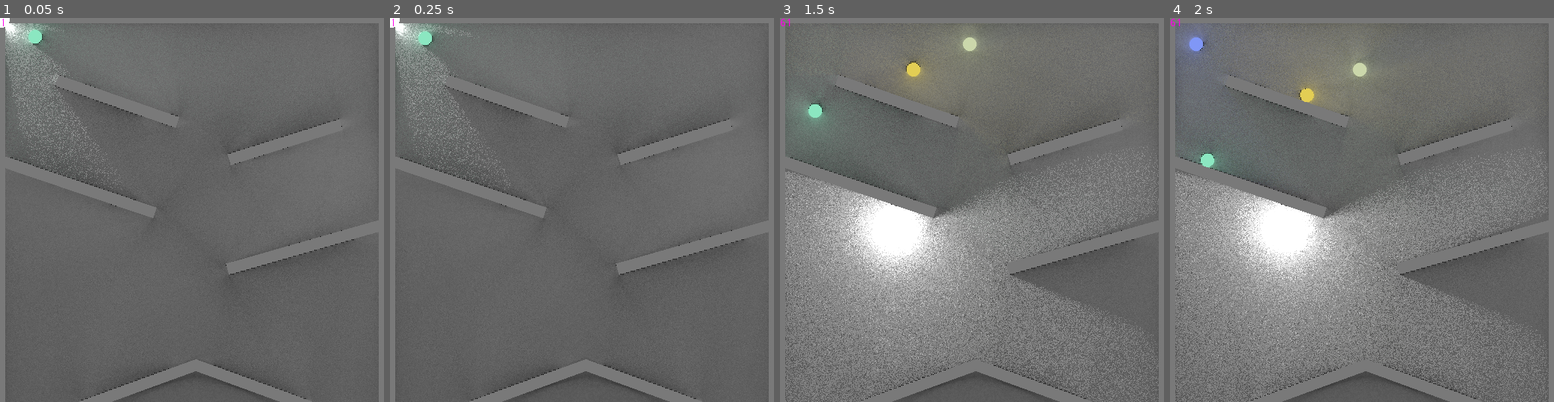
Above: before the commit, frames 1-4 (left to right).
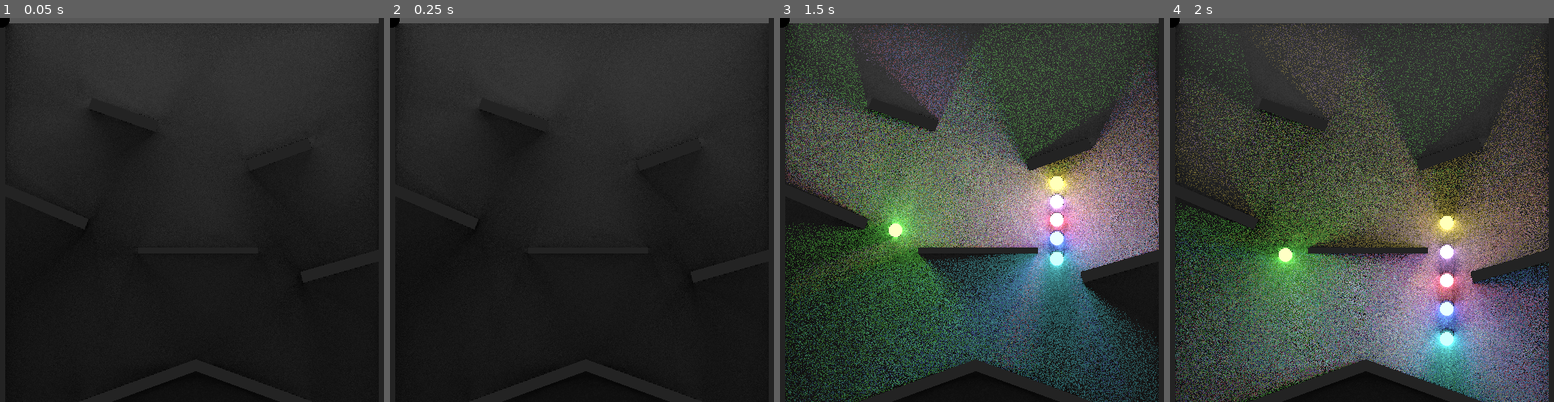
Above: after the commit, the same moments.

Repository: samuelbigos/godot_2d_global_illumination
Game: Godot game, scene res://Demo.tscn
Same seed, same stepped clock (60 frames per second), same inputs: the game is played once before the commit and once after it.
Inputs (mouse positions are in pixels of both pictures, inside the frame that each line leads up to):
- Up to frame 1 (0.05 s): no input
- Up to frame 2 (0.25 s): no input
- Up to frame 3 (1.5 s): move the mouse to (1056, 190) at 0.52 s; press the mouse at (1056, 190) at 0.53 s; move the mouse to (895, 229) at 1.27 s; release the mouse at (895, 229) at 1.28 s; click (895, 229) at 1.35 s
- Up to frame 4 (2 s): no input

The runs differ from the first frame. In frame 1, 100% of the frame differs, in the area x 0-100%, y 0-100%; in frame 2, 100%; in frame 3, 98%; in frame 4, 97%.

Commit message:
Clean-up and physics testbed.

Diff:
--- a/Ball.tscn
+++ b/Ball.tscn
@@ -1,15 +1,20 @@
-[gd_scene load_steps=3 format=2]
+[gd_scene load_steps=4 format=2]
 
 [ext_resource path="res://assets/circle.png" type="Texture" id=1]
 
-[sub_resource type="CircleShape2D" id=1]
+[sub_resource type="PhysicsMaterial" id=1]
+bounce = 0.5
+
+[sub_resource type="CircleShape2D" id=2]
 radius = 9.31528
 
 [node name="Ball" type="RigidBody2D"]
 position = Vector2( 257.446, 74.0676 )
+physics_material_override = SubResource( 1 )
+gravity_scale = 2.0
 
 [node name="Ball" type="Sprite" parent="."]
 texture = ExtResource( 1 )
 
 [node name="CollisionShape2D" type="CollisionShape2D" parent="."]
-shape = SubResource( 1 )
+shape = SubResource( 2 )
--- a/Demo.gd
+++ b/Demo.gd
@@ -19,7 +19,7 @@
 
 export var voronoi_buffer_scene : PackedScene = null
 export var ball_scene : PackedScene = null
-export var ball_frequency = 0.5
+export var ball_frequency = 0.15
 
 ###########
 # METHODS #
@@ -53,31 +53,50 @@
 	$DebugRTT/DistanceFieldDebug.texture = $DistanceField.get_texture()
 
 	_main_scene = $MainScene
+	var pinjoint = $MainScene/PinJoint2D
 	remove_child($MainScene)
 	$SceneBuffer.add_child(_main_scene)
+	pinjoint.node_a = pinjoint.get_children()[0].get_path()
+	pinjoint.node_b = pinjoint.get_children()[1].get_path()
 
 func _process(delta):
 
+	_ball_timer -= delta
 	if Input.is_action_pressed("ui_click"):
-		var mouse_pos = get_global_mouse_position() / get_viewport().size
-		var aspect = get_viewport().size.x / get_viewport().size.y
-		mouse_pos.x *= aspect
-		$BackBuffer.set_shader_param("LIGHT_POS", -mouse_pos)
+
+		if _ball_timer < 0.0:
+			var ball = ball_scene.instance()
+			_main_scene.add_child(ball)
+			var sprite = ball.get_child(0)
+
+			match _rng.randi_range(0, 4):
+				0:
+					sprite.modulate = Color.aqua
+				1:
+					sprite.modulate = Color.cornsilk
+				2:
+					sprite.modulate = Color.fuchsia
+				3:
+					sprite.modulate = Color.limegreen
+				4:
+					sprite.modulate = Color.yellow
+
+			var colour = Vector3(_rng.randf(), _rng.randf(), _rng.randf()).normalized()
+			sprite.modulate = Color(colour.x, colour.y, colour.z)
+
+			#ball.position = Vector2(_rng.randf_range(15.0, get_viewport().size.x - 15.0), 25.0)
+			ball.position = get_global_mouse_position()
+			_ball_timer = ball_frequency
+
+		#var mouse_pos = get_global_mouse_position() / get_viewport().size
+		#var aspect = get_viewport().size.x / get_viewport().size.y
+		#mouse_pos.x *= aspect
+		#$BackBuffer.set_shader_param("LIGHT_POS", -mouse_pos)
 
 	$BackBuffer.set_shader_param("frame", _frame)
 	_frame += 1
 
 	$DebugRTT/Label.text = String(Engine.get_frames_per_second())
-
-	_ball_timer -= delta
-	if _ball_timer < 0.0:
-		var ball = ball_scene.instance()
-		_main_scene.add_child(ball)
-		var sprite = ball.get_child(0)
-		var colour = Vector3(_rng.randf(), _rng.randf(), _rng.randf()).normalized()
-		sprite.modulate = Color(colour.x, colour.y, colour.z)
-		ball.position = Vector2(_rng.randf_range(25.0, get_viewport().size.x - 25.0), 25.0)
-		_ball_timer = ball_frequency
 
 func _setup_voronoi_pipeline():
 
@@ -117,6 +136,7 @@
 
 	$BackBuffer.set_shader_param("resolution", get_viewport().size)
 	$BackBuffer.set_shader_param("occlusion_data", $DistanceField.get_texture())
+	$BackBuffer.set_shader_param("emissive_data", $SceneBuffer.get_texture())
 	$BackBuffer.set_shader_param("colour_data", $SceneBuffer.get_texture())
 	$BackBuffer.set_shader_param("last_frame_data", $LastFrameBuffer.get_texture())
 
--- a/Demo.tscn
+++ b/Demo.tscn
@@ -11,55 +11,61 @@
 [ext_resource path="res://shaders/VoronoiSeed.shader" type="Shader" id=11]
 [ext_resource path="res://shaders/DistanceField.shader" type="Shader" id=12]
 
-[sub_resource type="ShaderMaterial" id=2]
+[sub_resource type="ShaderMaterial" id=1]
 resource_local_to_scene = true
 render_priority = 1
 shader = ExtResource( 3 )
 shader_param/LIGHT_POS = Vector2( 0, 0 )
 shader_param/PI = 3.1416
 shader_param/resolution = null
-shader_param/rays_per_pixel = 32.0
+shader_param/rays_per_pixel = 24.0
 shader_param/frame = 0
 shader_param/dist_mod = 2.0
 shader_param/noise_data = ExtResource( 5 )
 
-[sub_resource type="ViewportTexture" id=3]
+[sub_resource type="ViewportTexture" id=2]
 viewport_path = NodePath("BackBuffer")
 
-[sub_resource type="ShaderMaterial" id=4]
+[sub_resource type="ShaderMaterial" id=3]
 resource_local_to_scene = true
 render_priority = 1
 shader = ExtResource( 10 )
 shader_param/sRGB = false
 shader_param/min_alpha = 0.0
-shader_param/texture_to_draw = SubResource( 3 )
-
-[sub_resource type="ViewportTexture" id=5]
+shader_param/texture_to_draw = SubResource( 2 )
+
+[sub_resource type="ViewportTexture" id=4]
 viewport_path = NodePath("VoronoiBuffer")
 
-[sub_resource type="ShaderMaterial" id=6]
+[sub_resource type="ShaderMaterial" id=5]
 resource_local_to_scene = true
 render_priority = 1
 shader = ExtResource( 10 )
 shader_param/sRGB = true
 shader_param/min_alpha = 1.0
-shader_param/texture_to_draw = SubResource( 5 )
-
-[sub_resource type="ViewportTexture" id=8]
+shader_param/texture_to_draw = SubResource( 4 )
+
+[sub_resource type="ViewportTexture" id=6]
 viewport_path = NodePath("SceneBuffer")
 
-[sub_resource type="ShaderMaterial" id=9]
+[sub_resource type="ShaderMaterial" id=7]
 resource_local_to_scene = true
 shader = ExtResource( 11 )
-shader_param/input_tex = SubResource( 8 )
-
-[sub_resource type="ShaderMaterial" id=10]
+shader_param/input_tex = SubResource( 6 )
+
+[sub_resource type="ShaderMaterial" id=8]
 resource_local_to_scene = true
 shader = ExtResource( 12 )
 shader_param/dist_mod = 2.0
 
-[sub_resource type="RectangleShape2D" id=11]
-extents = Vector2( 0.499567, 0.5 )
+[sub_resource type="RectangleShape2D" id=9]
+extents = Vector2( 0.5, 0.5 )
+
+[sub_resource type="CircleShape2D" id=11]
+radius = 3.79771
+
+[sub_resource type="RectangleShape2D" id=10]
+extents = Vector2( 80, 4 )
 
 [node name="Demo" type="Node2D"]
 script = ExtResource( 4 )
@@ -67,10 +73,10 @@
 ball_scene = ExtResource( 6 )
 
 [node name="BackBuffer" parent="." instance=ExtResource( 1 )]
-material = SubResource( 2 )
+material = SubResource( 1 )
 
 [node name="LastFrameBuffer" parent="." instance=ExtResource( 1 )]
-material = SubResource( 4 )
+material = SubResource( 3 )
 
 [node name="Light" type="Node2D" parent="."]
 position = Vector2( 273.3, 235.246 )
@@ -123,6 +129,7 @@
 }
 
 [node name="Label" type="Label" parent="DebugRTT"]
+visible = false
 margin_right = 40.0
 margin_bottom = 14.0
 custom_colors/font_color = Color( 1, 0, 0.913725, 1 )
@@ -131,8 +138,6 @@
 }
 
 [node name="SceneBuffer" type="Viewport" parent="."]
-transparent_bg = true
-handle_input_locally = false
 hdr = false
 render_target_v_flip = true
 render_target_update_mode = 3
@@ -162,7 +167,7 @@
 [node name="MainScene" type="Node2D" parent="."]
 
 [node name="Top" type="Sprite" parent="MainScene"]
-modulate = Color( 0.192157, 0.192157, 0.192157, 1 )
+modulate = Color( 0.0196078, 0.0196078, 0.0196078, 1 )
 position = Vector2( 255.612, -0.0108492 )
 scale = Vector2( 516.224, 14.9783 )
 texture = ExtResource( 2 )
@@ -170,10 +175,10 @@
 [node name="StaticBody2D" type="StaticBody2D" parent="MainScene/Top"]
 
 [node name="CollisionShape2D" type="CollisionShape2D" parent="MainScene/Top/StaticBody2D"]
-shape = SubResource( 11 )
+shape = SubResource( 9 )
 
 [node name="Right" type="Sprite" parent="MainScene"]
-modulate = Color( 0.192157, 0.192157, 0.192157, 1 )
+modulate = Color( 0.00392157, 0.00392157, 0.00392157, 1 )
 position = Vector2( 511.46, 256.093 )
 scale = Vector2( 12.5267, 517.877 )
 texture = ExtResource( 2 )
@@ -181,10 +186,10 @@
 [node name="StaticBody2D" type="StaticBody2D" parent="MainScene/Right"]
 
 [node name="CollisionShape2D" type="CollisionShape2D" parent="MainScene/Right/StaticBody2D"]
-shape = SubResource( 11 )
+shape = SubResource( 9 )
 
 [node name="Left" type="Sprite" parent="MainScene"]
-modulate = Color( 0.192157, 0.192157, 0.192157, 1 )
+modulate = Color( 0.00392157, 0.00392157, 0.00392157, 1 )
 position = Vector2( 0.460298, 256.093 )
 scale = Vector2( 12.5267, 517.877 )
 texture = ExtResource( 2 )
@@ -192,10 +197,10 @@
 [node name="StaticBody2D" type="StaticBody2D" parent="MainScene/Left"]
 
 [node name="CollisionShape2D" type="CollisionShape2D" parent="MainScene/Left/StaticBody2D"]
-shape = SubResource( 11 )
+shape = SubResource( 9 )
 
 [node name="BottomL" type="Sprite" parent="MainScene"]
-modulate = Color( 0.192157, 0.192157, 0.192157, 1 )
+modulate = Color( 0.00392157, 0.00392157, 0.00392157, 1 )
 position = Vector2( 155.172, 501.475 )
 rotation = -0.349066
 scale = Vector2( 231.669, 14.9783 )
@@ -207,70 +212,10 @@
 [node name="StaticBody2D" type="StaticBody2D" parent="MainScene/BottomL"]
 
 [node name="CollisionShape2D" type="CollisionShape2D" parent="MainScene/BottomL/StaticBody2D"]
-shape = SubResource( 11 )
-
-[node name="Slope" type="Sprite" parent="MainScene"]
-modulate = Color( 0.192157, 0.192157, 0.192157, 1 )
-position = Vector2( 156.438, 111.222 )
-rotation = 0.337157
-scale = Vector2( 170.197, 14.9783 )
-texture = ExtResource( 2 )
-__meta__ = {
-"_edit_group_": true
-}
-
-[node name="StaticBody2D" type="StaticBody2D" parent="MainScene/Slope"]
-
-[node name="CollisionShape2D" type="CollisionShape2D" parent="MainScene/Slope/StaticBody2D"]
-shape = SubResource( 11 )
-
-[node name="Slope2" type="Sprite" parent="MainScene"]
-modulate = Color( 0.192157, 0.192157, 0.192157, 1 )
-position = Vector2( 380.075, 165.609 )
-rotation = -0.304327
-scale = Vector2( 156.469, 14.9783 )
-texture = ExtResource( 2 )
-__meta__ = {
-"_edit_group_": true
-}
-
-[node name="StaticBody2D" type="StaticBody2D" parent="MainScene/Slope2"]
-
-[node name="CollisionShape2D" type="CollisionShape2D" parent="MainScene/Slope2/StaticBody2D"]
-shape = SubResource( 11 )
-
-[node name="Slope3" type="Sprite" parent="MainScene"]
-modulate = Color( 0.192157, 0.192157, 0.192157, 1 )
-position = Vector2( 104.32, 225.319 )
-rotation = 0.32631
-scale = Vector2( 215.83, 14.9783 )
-texture = ExtResource( 2 )
-__meta__ = {
-"_edit_group_": true
-}
-
-[node name="StaticBody2D" type="StaticBody2D" parent="MainScene/Slope3"]
-
-[node name="CollisionShape2D" type="CollisionShape2D" parent="MainScene/Slope3/StaticBody2D"]
-shape = SubResource( 11 )
-
-[node name="Slope4" type="Sprite" parent="MainScene"]
-modulate = Color( 0.192157, 0.192157, 0.192157, 1 )
-position = Vector2( 407.043, 305.205 )
-rotation = -0.277588
-scale = Vector2( 215.83, 14.9783 )
-texture = ExtResource( 2 )
-__meta__ = {
-"_edit_group_": true
-}
-
-[node name="StaticBody2D" type="StaticBody2D" parent="MainScene/Slope4"]
-
-[node name="CollisionShape2D" type="CollisionShape2D" parent="MainScene/Slope4/StaticBody2D"]
-shape = SubResource( 11 )
+shape = SubResource( 9 )
 
 [node name="BottomR" type="Sprite" parent="MainScene"]
-modulate = Color( 0.192157, 0.192157, 0.192157, 1 )
+modulate = Color( 0.00392157, 0.00392157, 0.00392157, 1 )
 position = Vector2( 362.244, 499.731 )
 rotation = 0.349066
 scale = Vector2( 220.704, 14.9783 )
@@ -282,4 +227,87 @@
 [node name="StaticBody2D" type="StaticBody2D" parent="MainScene/BottomR"]
 
 [node name="CollisionShape2D" type="CollisionShape2D" parent="MainScene/BottomR/StaticBody2D"]
+shape = SubResource( 9 )
+
+[node name="Slope" type="Sprite" parent="MainScene"]
+modulate = Color( 0.00392157, 0.00392157, 0.00392157, 1 )
+position = Vector2( 164.619, 129.051 )
+rotation = 0.337157
+scale = Vector2( 94.2088, 14.9783 )
+texture = ExtResource( 2 )
+__meta__ = {
+"_edit_group_": true
+}
+
+[node name="StaticBody2D" type="StaticBody2D" parent="MainScene/Slope"]
+
+[node name="CollisionShape2D" type="CollisionShape2D" parent="MainScene/Slope/StaticBody2D"]
+shape = SubResource( 9 )
+
+[node name="Slope2" type="Sprite" parent="MainScene"]
+modulate = Color( 0.00392157, 0.00392157, 0.00392157, 1 )
+position = Vector2( 372.194, 181.936 )
+rotation = -0.342801
+scale = Vector2( 87.5397, 14.9783 )
+texture = ExtResource( 2 )
+__meta__ = {
+"_edit_group_": true
+}
+
+[node name="StaticBody2D" type="StaticBody2D" parent="MainScene/Slope2"]
+
+[node name="CollisionShape2D" type="CollisionShape2D" parent="MainScene/Slope2/StaticBody2D"]
+shape = SubResource( 9 )
+
+[node name="Slope3" type="Sprite" parent="MainScene"]
+modulate = Color( 0.00392157, 0.00392157, 0.00392157, 1 )
+position = Vector2( 54.8245, 249.672 )
+rotation = 0.397218
+scale = Vector2( 131.135, 14.9783 )
+texture = ExtResource( 2 )
+__meta__ = {
+"_edit_group_": true
+}
+
+[node name="StaticBody2D" type="StaticBody2D" parent="MainScene/Slope3"]
+
+[node name="CollisionShape2D" type="CollisionShape2D" parent="MainScene/Slope3/StaticBody2D"]
+shape = SubResource( 9 )
+
+[node name="Slope4" type="Sprite" parent="MainScene"]
+modulate = Color( 0.00392157, 0.00392157, 0.00392157, 1 )
+position = Vector2( 460.619, 329.218 )
+rotation = -0.277588
+scale = Vector2( 121.049, 14.9783 )
+texture = ExtResource( 2 )
+__meta__ = {
+"_edit_group_": true
+}
+
+[node name="StaticBody2D" type="StaticBody2D" parent="MainScene/Slope4"]
+
+[node name="CollisionShape2D" type="CollisionShape2D" parent="MainScene/Slope4/StaticBody2D"]
+shape = SubResource( 9 )
+
+[node name="PinJoint2D" type="PinJoint2D" parent="MainScene"]
+position = Vector2( 264, 310 )
+node_a = NodePath("StaticBody2D2")
+node_b = NodePath("StaticBody2D")
+
+[node name="StaticBody2D2" type="StaticBody2D" parent="MainScene/PinJoint2D"]
+
+[node name="CollisionShape2D" type="CollisionShape2D" parent="MainScene/PinJoint2D/StaticBody2D2"]
 shape = SubResource( 11 )
+
+[node name="StaticBody2D" type="RigidBody2D" parent="MainScene/PinJoint2D"]
+angular_damp = 1.0
+
+[node name="CollisionShape2D" type="CollisionShape2D" parent="MainScene/PinJoint2D/StaticBody2D"]
+shape = SubResource( 10 )
+
+[node name="Slope5" type="Sprite" parent="MainScene/PinJoint2D/StaticBody2D"]
+modulate = Color( 0.00392157, 0.00392157, 0.00392157, 1 )
+position = Vector2( 0.00782882, 0.00306119 )
+rotation = 2.38419e-07
+scale = Vector2( 160, 7.886 )
+texture = ExtResource( 2 )
--- a/project.godot
+++ b/project.godot
@@ -46,11 +46,7 @@
 
 window/size/width=512
 window/size/height=512
-window/size/test_width=512
-window/size/test_height=512
 window/vsync/use_vsync=false
-window/stretch/mode="viewport"
-window/stretch/aspect="keep"
 
 [input]
 
@@ -62,5 +58,7 @@
 
 [rendering]
 
-environment/default_clear_color=Color( 0, 0, 0, 0 )
+environment/default_clear_color=Color( 0, 0, 0, 1 )
 environment/default_environment="res://default_env.tres"
+environment/size/height=256
+environment/size/width=256
--- a/shaders/DistanceField.shader
+++ b/shaders/DistanceField.shader
@@ -7,7 +7,7 @@
 void fragment()
 {
 	vec4 scene_col = texture(scene_tex, UV);
-	if(scene_col.a > 0.0)
+	if(scene_col.x > 0.0 || scene_col.y > 0.0 || scene_col.z > 0.0)
 	{
 		COLOR = vec4(0.0);
 	}
--- a/shaders/GI.shader
+++ b/shaders/GI.shader
@@ -9,6 +9,7 @@
 uniform float rays_per_pixel;
 uniform sampler2D occlusion_data;
 uniform sampler2D colour_data;
+uniform sampler2D emissive_data;
 uniform sampler2D last_frame_data;
 uniform sampler2D noise_data;
 uniform int frame = 0;
@@ -29,12 +30,16 @@
 {
 	if(light_dist(uv) < epsilon())
 	{
-		emissive = 4.0;
-		colour = vec3(1.0);
+		emissive = 0.0;
+		colour = vec3(0.0);
 	}
 	else if(texture(occlusion_data, uv).x < epsilon())
 	{
-		emissive = 1.0;
+		vec3 e = texture(emissive_data, uv).xyz;
+		if(e.x > 0.0 || e.y > 0.0 || e.z > 0.0)
+			emissive = 1.5;
+		else
+			emissive = 0.0;
 		colour = texture(colour_data, uv).xyz;
 	}
 	else
--- a/shaders/VoronoiSeed.shader
+++ b/shaders/VoronoiSeed.shader
@@ -6,7 +6,6 @@
 {
 	vec2 resolution = 1.0 / SCREEN_PIXEL_SIZE;
 
-	// first make each pixel white unless it's fully black
 	vec4 scene_col = texture(input_tex, UV);
 	if(scene_col.r == 0.0 && scene_col.g == 0.0 && scene_col.b == 0.0)
 	{
Not shown: 4 places in Demo.tscn that only renumber resources
